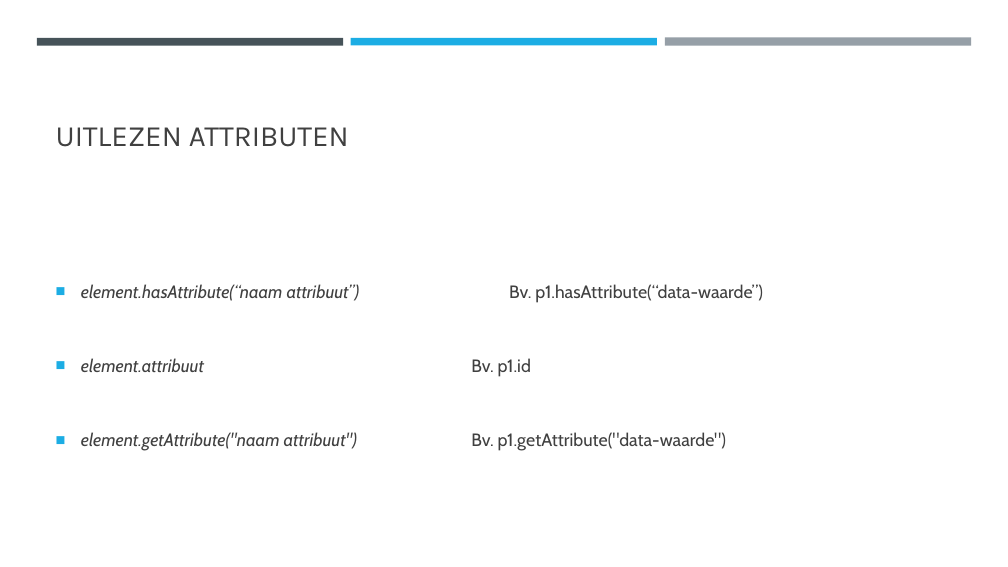
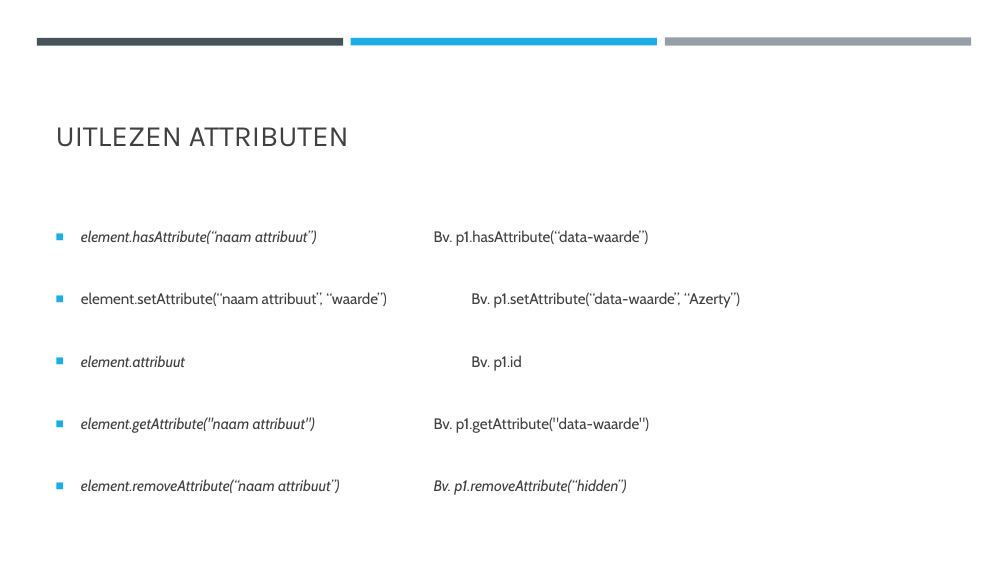
Before and after one commit to DhrLeroy/Webdesign, a slide deck: slide 51 of Webdesign.pptx. Drawn at 1008x567 pixels with LibreOffice and Linux fonts; fonts in the diff are those of the drawing. Boxes give left, top, right and bottom in pixels: in the first picture for what was removed or moved away, otherwise in the second. Text is boxed around its words. In the diff, an @@ line names an element or a change of style, - is before the commit and + after.

```diff
--- a/Webdesign.pptx
+++ b/Webdesign.pptx
@@ text at bbox=[81, 230, 649, 433]: size 17 to 14.4 pt in "element.hasAttribute(“naam attribuut”) Bv. p1.hasAttribute(“ ...", "element.attribuut Bv. p1.id", "element.getAttribute("naam attribuut") Bv. p1.getAttribute(" ..."; line spacing 3 to 2.9 @@
@@ text at bbox=[81, 292, 740, 308]: paragraph added @@
+■ element.setAttribute(“naam attribuut”, “waarde”) Bv. p1.setAttribute(“data-waarde”, “Azerty”)
@@ text at bbox=[81, 479, 627, 495]: paragraph added @@
+■ element.removeAttribute(“naam attribuut”) Bv. p1.removeAttribute(“hidden”)
```
Also in this commit, not shown: 3 other slides changed, 13 other files.
